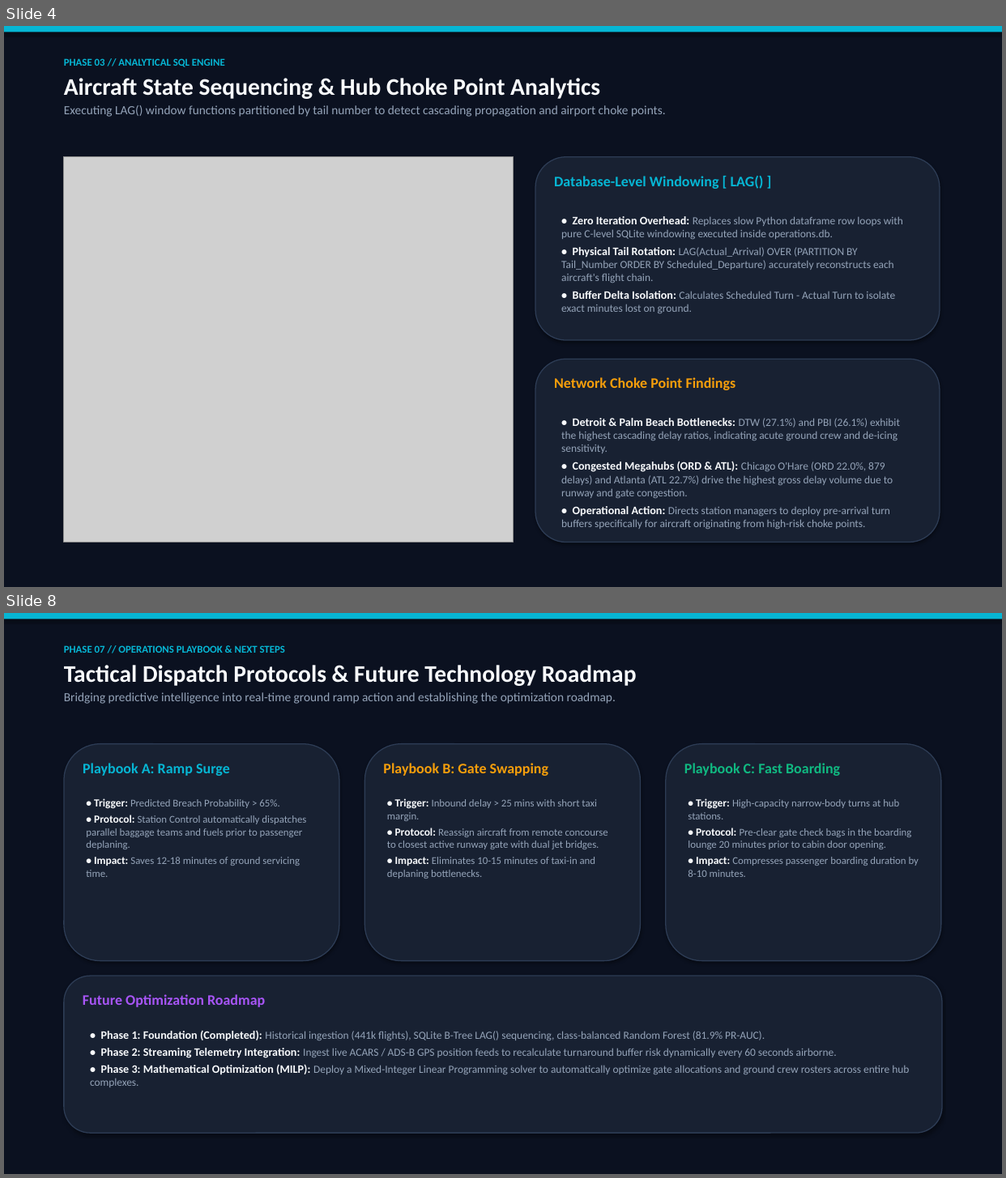
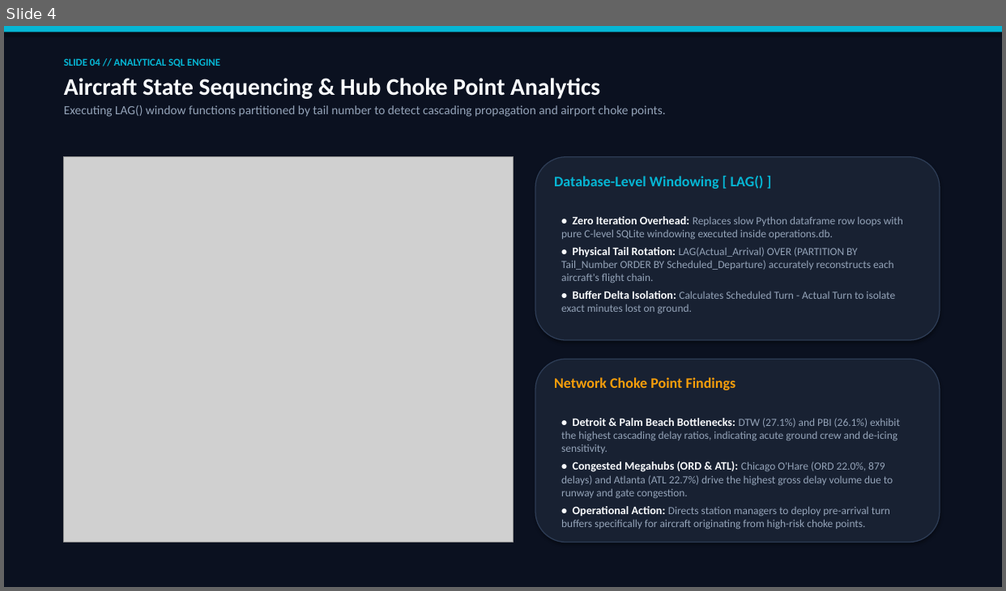
Before and after one commit to shreshth-nanda83/Turnaround-Optimization-Model, a slide deck: Workflow_Presentation.pptx. Shown one above the other, each under a label of ours: slides 4 and 8 before the commit, slide 4 after it; the slides between them are not shown. The pictures are 1006x1178 and 1006x591 pixels, drawn with LibreOffice and Linux fonts; fonts in the diff are those of the drawing; grey boxes stand for pictures. Boxes give left, top, right and bottom in pixels: in the first picture for what was removed or moved away, otherwise in the second. Text is boxed around its words. In the diff, an @@ line names an element or a change of style, - is before the commit and + after.

```diff
--- a/Workflow_Presentation.pptx
+++ b/Workflow_Presentation.pptx
@@ slide 8 removed at (x1=4, y1=613, x2=1002, y2=1174), background #FFFFFF @@
@@ rectangle removed at (x1=4, y1=613, x2=1002, y2=1174) @@
@@ rectangle removed at (x1=4, y1=613, x2=1002, y2=619) @@
@@ text removed at (x1=64, y1=645, x2=637, y2=704) @@
-PHASE 07 // OPERATIONS PLAYBOOK & NEXT STEPS
-Tactical Dispatch Protocols & Future Technology Roadmap
-Bridging predictive intelligence into real-time ground ramp action and establishing the optimization roadmap.
@@ rounded rectangle removed at (x1=64, y1=744, x2=339, y2=961) @@
@@ rounded rectangle removed at (x1=364, y1=744, x2=641, y2=961) @@
@@ rounded rectangle removed at (x1=666, y1=744, x2=941, y2=961) @@
@@ text removed at (x1=83, y1=763, x2=230, y2=776) @@
-Playbook A: Ramp Surge
@@ text removed at (x1=383, y1=763, x2=548, y2=776) @@
-Playbook B: Gate Swapping
@@ text removed at (x1=684, y1=763, x2=840, y2=776) @@
-Playbook C: Fast Boarding
@@ text removed at (x1=86, y1=798, x2=306, y2=877) @@
-• Trigger: Predicted Breach Probability > 65%.
-• Protocol: Station Control automatically dispatches parallel baggage teams and fuels prior to passenger deplaning.
-• Impact: Saves 12-18 minutes of ground servicing time.
@@ text removed at (x1=387, y1=798, x2=608, y2=879) @@
-• Trigger: Inbound delay > 25 mins with short taxi margin.
-• Protocol: Reassign aircraft from remote concourse to closest active runway gate with dual jet bridges.
-• Impact: Eliminates 10-15 minutes of taxi-in and deplaning bottlenecks.
@@ text removed at (x1=688, y1=798, x2=918, y2=877) @@
-• Trigger: High-capacity narrow-body turns at hub stations.
-• Protocol: Pre-clear gate check bags in the boarding lounge 20 minutes prior to cabin door opening.
-• Impact: Compresses passenger boarding duration by 8-10 minutes.
@@ rounded rectangle removed at (x1=64, y1=976, x2=942, y2=1133) @@
@@ text removed at (x1=83, y1=995, x2=265, y2=1007) @@
-Future Optimization Roadmap
@@ text removed at (x1=90, y1=1031, x2=909, y2=1088) @@
-• Phase 1: Foundation (Completed): Historical ingestion (441k flights), SQLite B-Tree LAG() sequencing, class-balanced Random Forest (81.9% PR-AUC).
-• Phase 2: Streaming Telemetry Integration: Ingest live ACARS / ADS-B GPS position feeds to recalculate turnaround buffer risk dynamically every 60 seconds airborne.
-• Phase 3: Mathematical Optimization (MILP): Deploy a Mixed-Integer Linear Programming solver to automatically optimize gate allocations and ground crew rosters across entire hub complexes.
@@ slide 4 changed as well @@
@@ text at (x1=64, y1=58, x2=220, y2=67): text changed @@
-PHASE 03 // ANALYTICAL SQL ENGINE
+SLIDE 04 // ANALYTICAL SQL ENGINE
```
Also in this commit, not shown: 5 other slides changed, 1 other slide removed, 2 other files.
